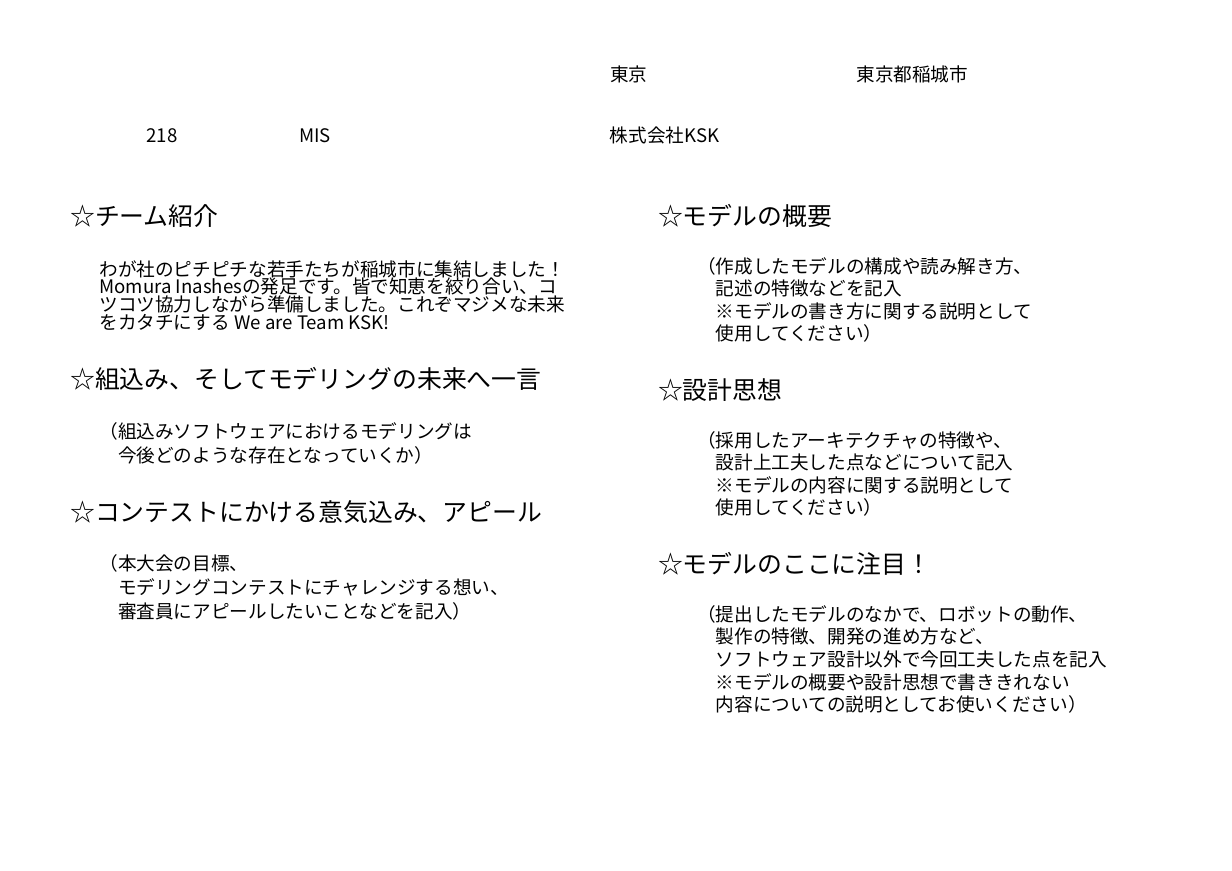
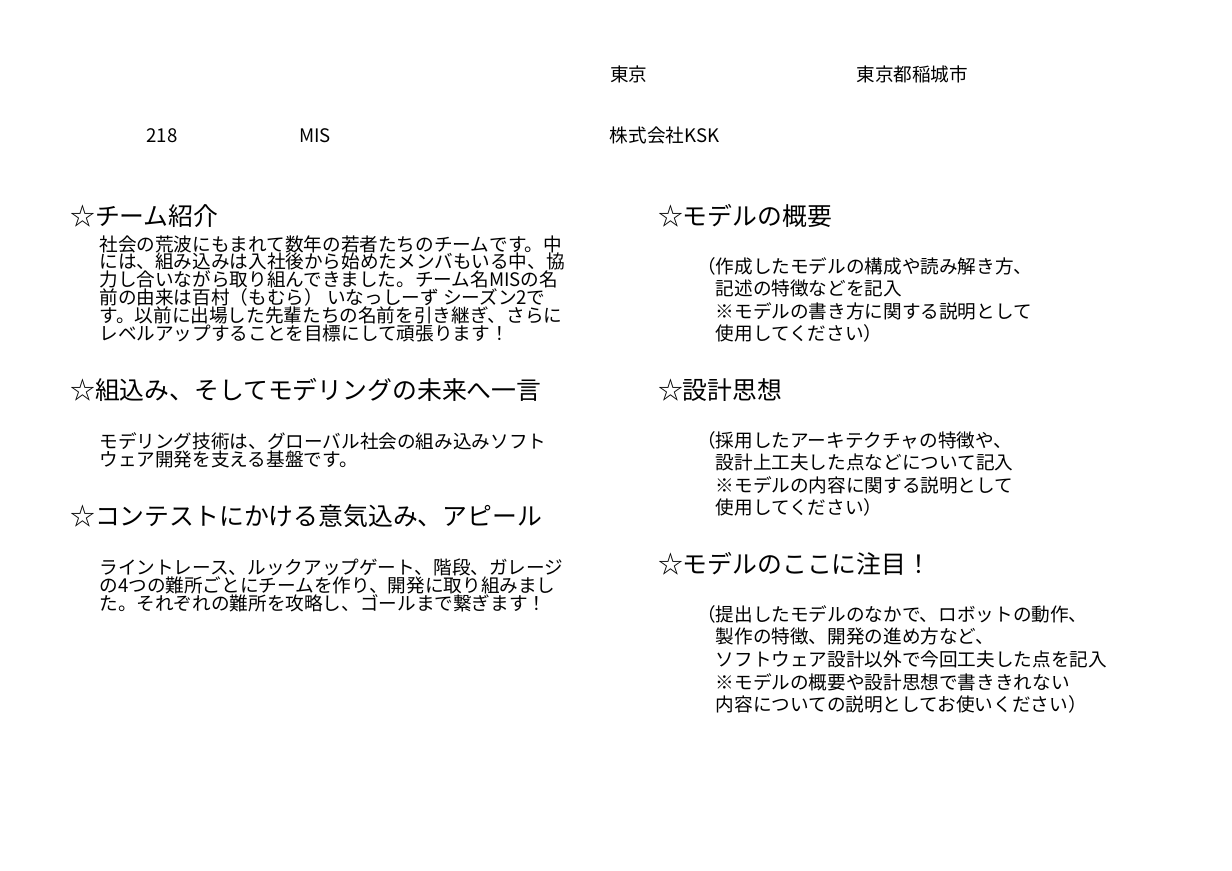
Before and after one commit to robokon/Doc, a slide deck: slide 1 of 1.設計書/ルックアップゲート/nambu_work/concept_sheet2017_background_imaged_KSK.ppt. Drawn at 1232x871 pixels with LibreOffice and Linux fonts; fonts in the diff are those of the drawing; background and template pictures are left out. Boxes give left, top, right and bottom in pixels: in the first picture for what was removed or moved away, otherwise in the second. Text is boxed around its words. In the diff, an @@ line names an element or a change of style, - is before the commit and + after.

Commit message:
更新

```diff
--- a/1.設計書/ルックアップゲート/nambu_work/concept_sheet2017_background_imaged_KSK.ppt
+++ b/1.設計書/ルックアップゲート/nambu_work/concept_sheet2017_background_imaged_KSK.ppt
@@ text at <box>99,235,564,342</box>: text changed @@
-わが社のピチピチな若手たちが稲城市に集結しました！Momura Inashesの発足です。皆で知恵を絞り合い、コツコツ協力しながら準備しました。これぞマジメな未来をカタチにする We are Team KSK!
+社会の荒波にもまれて数年の若者たちのチームです。中には、組み込みは入社後から始めたメンバもいる中、協力し合いながら取り組んできました。チーム名MISの名前の由来は百村（もむら） いなっしーず シーズン2です。以前に出場した先輩たちの名前を引き継ぎ、さらにレベルアップすることを目標にして頑張ります！
@@ text at <box>99,432,546,468</box>: text changed @@
-（組込みソフトウェアにおけるモデリングは
-今後どのような存在となっていくか）
+モデリング技術は、グローバル社会の組み込みソフトウェア開発を支える基盤です。
@@ text at <box>99,558,563,612</box>: text changed @@
-（本大会の目標、
-モデリングコンテストにチャレンジする想い、
-審査員にアピールしたいことなどを記入）
+ライントレース、ルックアップゲート、階段、ガレージの4つの難所ごとにチームを作り、開発に取り組みました。それぞれの難所を攻略し、ゴールまで繋ぎます！
```
